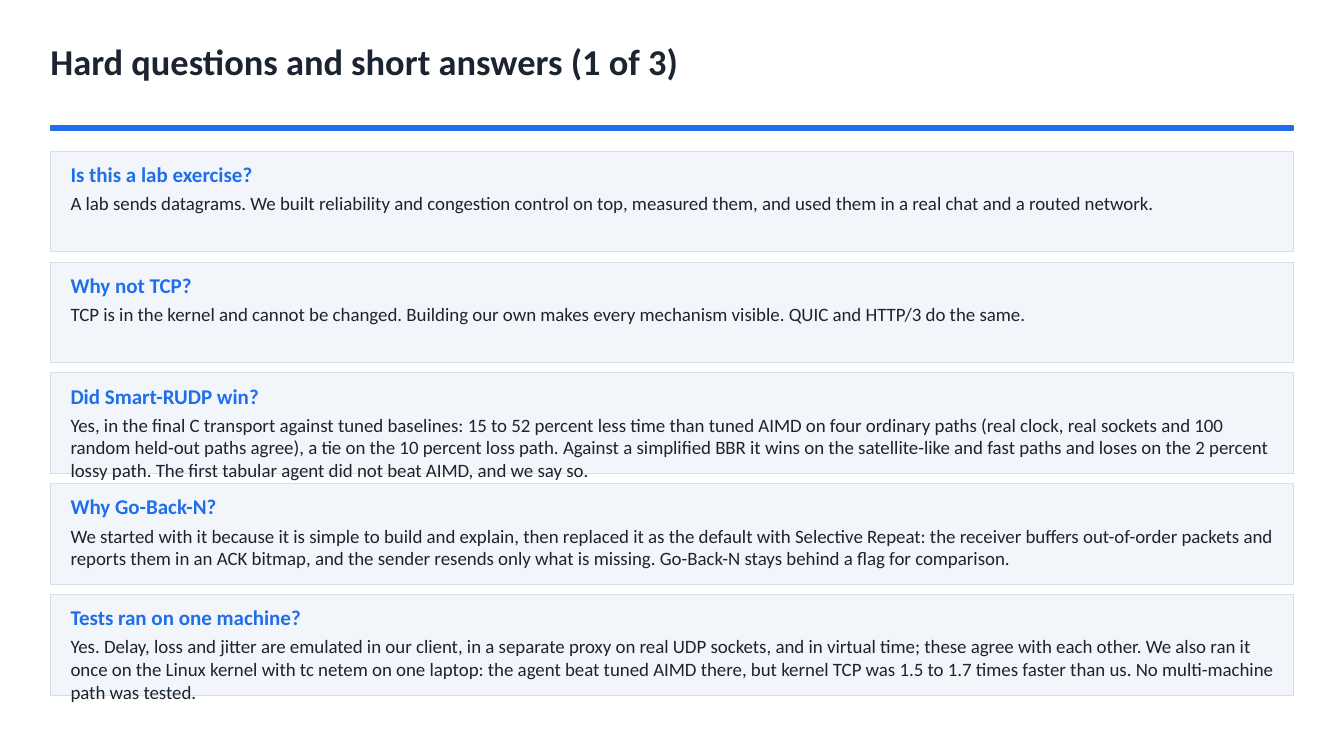
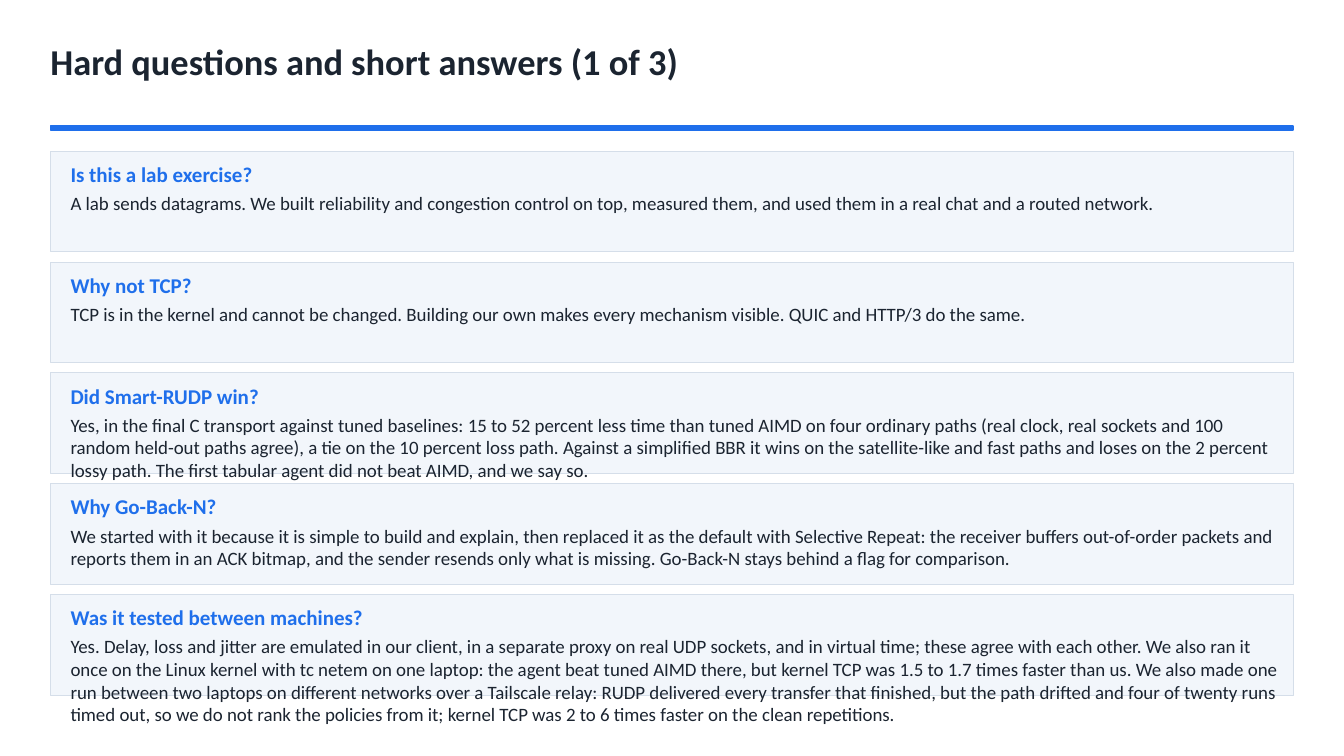
Before and after one commit to Capsturrrr/REPLIC, a slide deck: slide 42 of docs/RUDP_Host_Guide.pptx (slide 40 before the commit). Drawn at 1344x756 pixels with LibreOffice and Linux fonts; fonts in the diff are those of the drawing. Boxes give left, top, right and bottom in pixels: in the first picture for what was removed or moved away, otherwise in the second. Text is boxed around its words. In the diff, an @@ line names an element or a change of style, - is before the commit and + after.

```diff
--- a/docs/RUDP_Host_Guide.pptx
+++ b/docs/RUDP_Host_Guide.pptx
@@ text at (71, 610, 362, 625): text changed @@
-Tests ran on one machine?
+Was it tested between machines?
@@ text at (71, 640, 1277, 724): text changed @@
-Yes. Delay, loss and jitter are emulated in our client, in a separate proxy on real UDP sockets, and in virtual time; these agree with each other. We also ran it once on the Linux kernel with tc netem on one laptop: the agent beat tuned AIMD there, but kernel TCP was 1.5 to 1.7 times faster than us. No multi-machine path was tested.
+Yes. Delay, loss and jitter are emulated in our client, in a separate proxy on real UDP sockets, and in virtual time; these agree with each other. We also ran it once on the Linux kernel with tc netem on one laptop: the agent beat tuned AIMD there, but kernel TCP was 1.5 to 1.7 times faster than us. We also made one run between two laptops on different networks over a Tailscale relay: RUDP delivered every transfer that finished, but the path drifted and four of twenty runs timed out, so we do not rank the policies from it; kernel TCP was 2 to 6 times faster on the clean repetitions.
```
Also in this commit, not shown: 7 other slides changed, 2 slides added, 5 other files.
